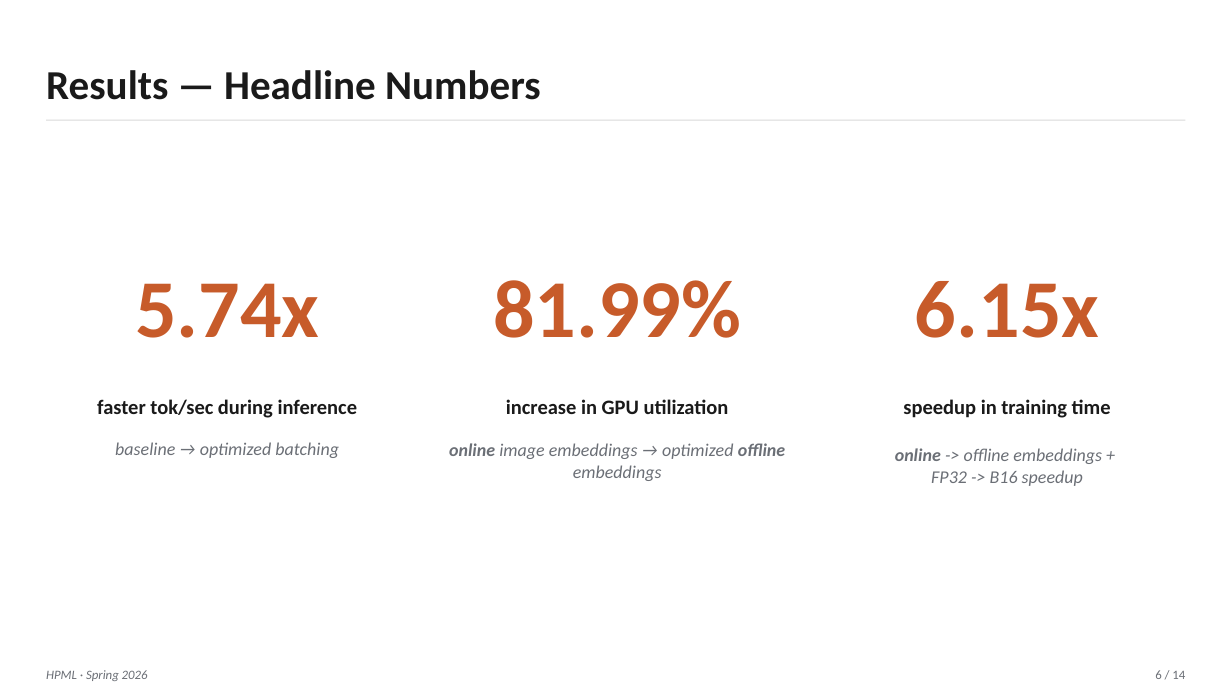
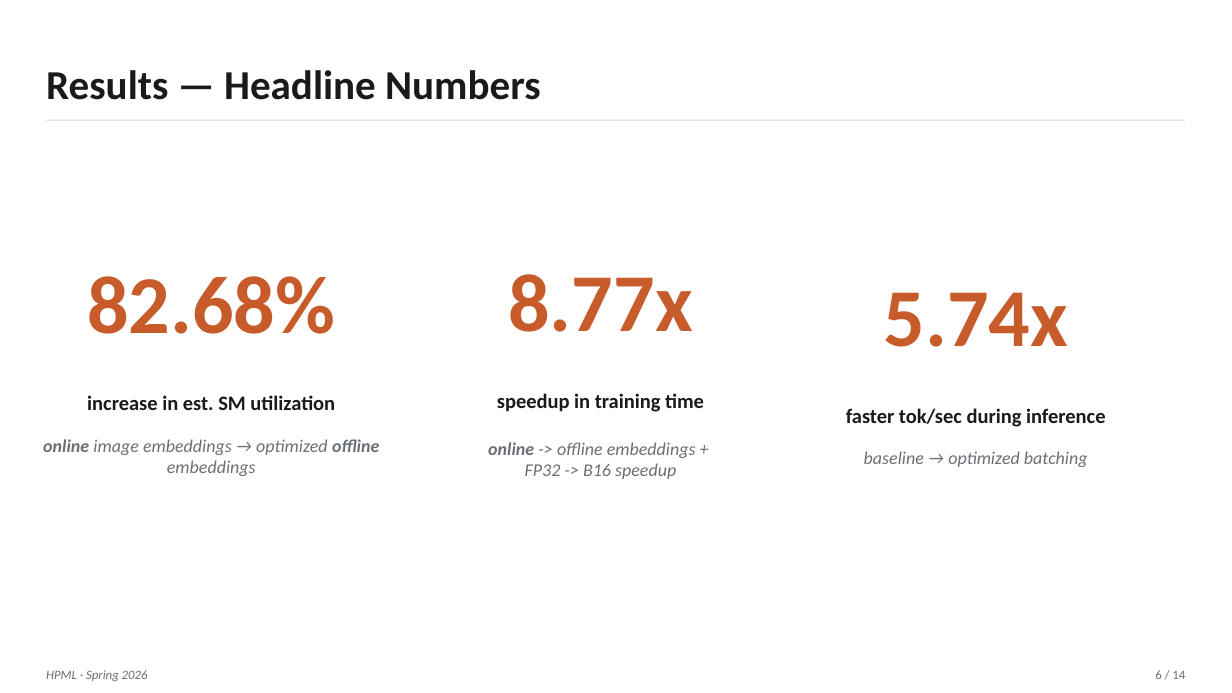
Before and after one commit to AlexanderSwartz/multimodal-nanochat, a slide deck: slide 7 of HPML_Final_Project_Presentation_as7629.pptx (slide 6 before the commit). Drawn at 1232x693 pixels with LibreOffice and Linux fonts; fonts in the diff are those of the drawing. Boxes give left, top, right and bottom in pixels: in the first picture for what was removed or moved away, otherwise in the second. Text is boxed around its words. In the diff, an @@ line names an element or a change of style, - is before the commit and + after.

```diff
--- a/HPML_Final_Project_Presentation_as7629.pptx
+++ b/HPML_Final_Project_Presentation_as7629.pptx
@@ text added at [87,276,335,334], 64 pt, text #C75B2A, bold @@
+82.68%
@@ text removed at [493,280,741,338] @@
-81.99%
@@ text added at [508,274,692,332], 64 pt, text #C75B2A, bold @@
+8.77x
@@ text removed at [915,281,1099,338] @@
-6.15x
@@ text at [87,395,335,410]: text changed @@
-increase in GPU utilization
+increase in est. SM utilization
@@ 3 texts: place and size @@
-3 texts at [449,399,1111,486]
+3 texts at [43,393,704,479]
@@ 3 texts: place and size @@
-3 texts at [97,283,358,458]
+3 texts at [846,292,1106,467]
```
Also in this commit, not shown: 4 other slides changed, 1 slide added, 2 slides removed.
